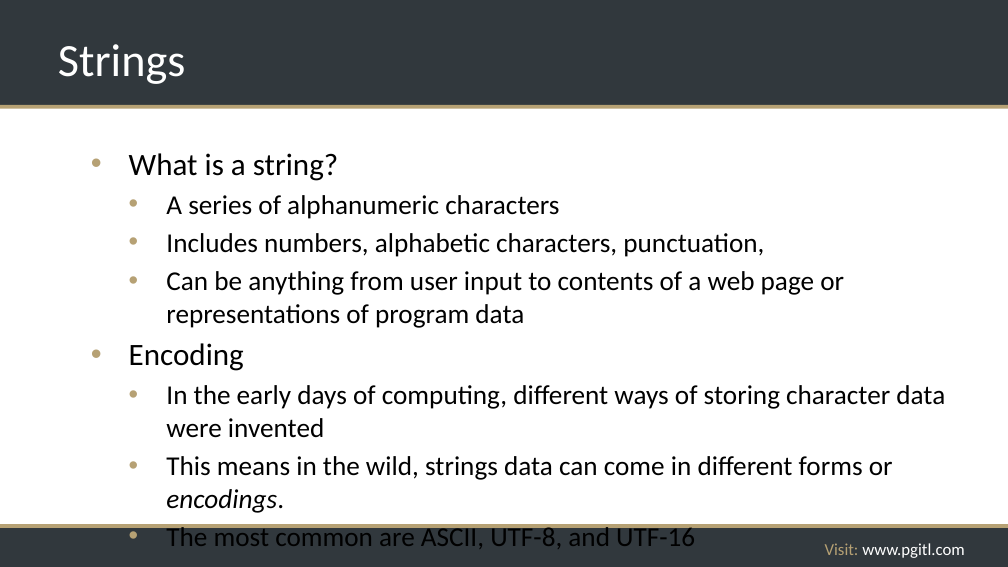
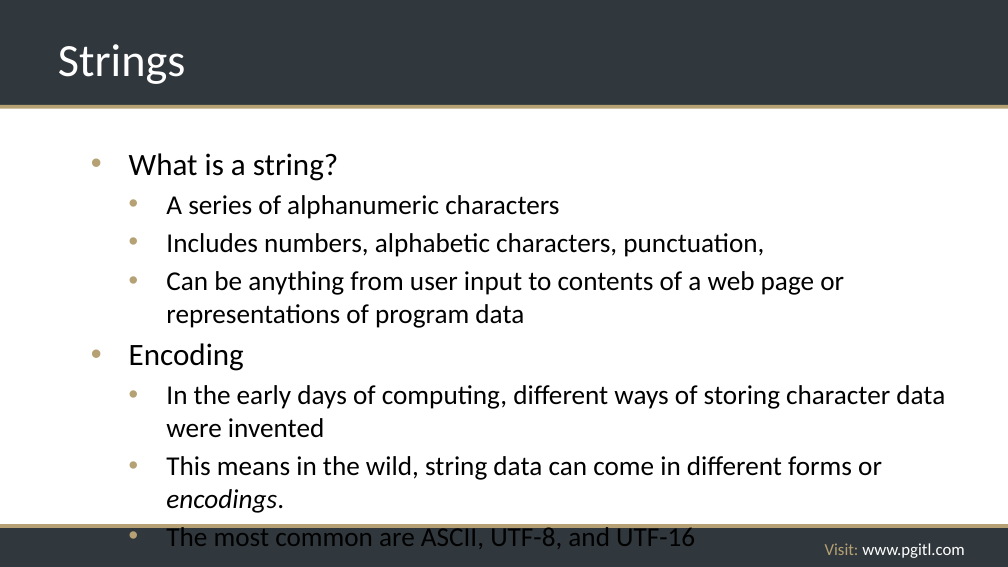
Before and after one commit to rikkouri/project-a, a slide deck: slide 42 of Programming Foundations.pptx (slide 68 before the commit). Drawn at 1008x567 pixels with LibreOffice and Linux fonts; fonts in the diff are those of the drawing; background and template pictures are left out. Boxes give left, top, right and bottom in pixels: in the first picture for what was removed or moved away, otherwise in the second. Text is boxed around its words. In the diff, an @@ line names an element or a change of style, - is before the commit and + after.

```diff
--- a/Programming Foundations.pptx
+++ b/Programming Foundations.pptx
@@ text at <box>166,456,882,513</box>: text changed @@
-  • This means in the wild, strings data can come in different forms or encodings.
+  • This means in the wild, string data can come in different forms or encodings.
```
Also in this commit, not shown: 3 other slides changed, 7 slides added.
